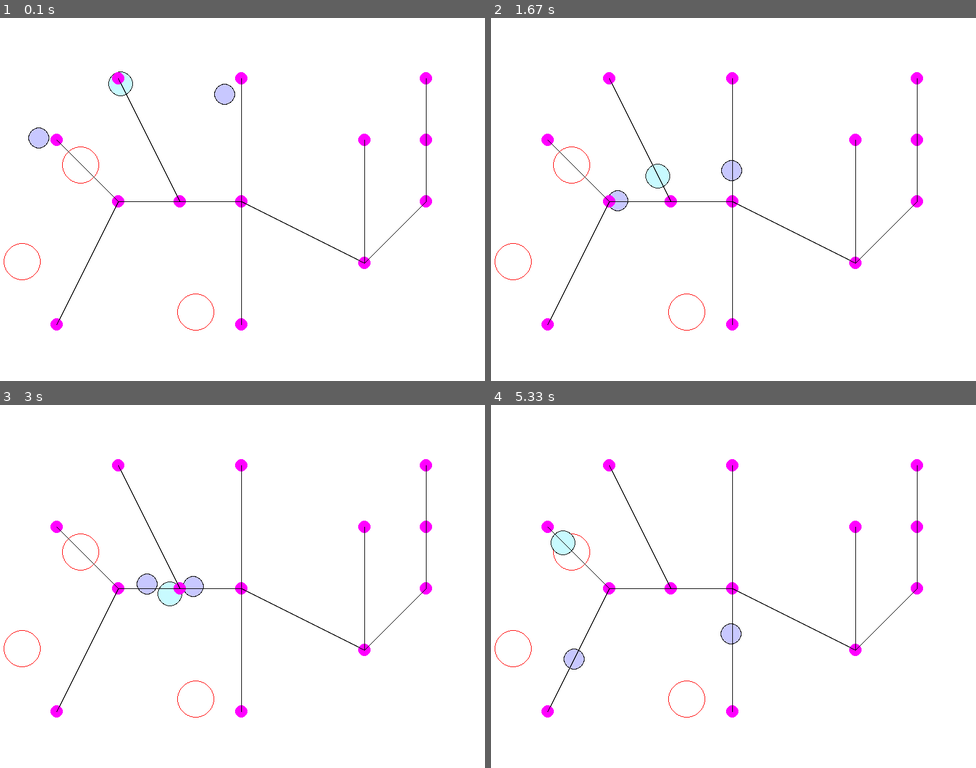
Above: before the commit, frames 1-4 (two rows, left to right).
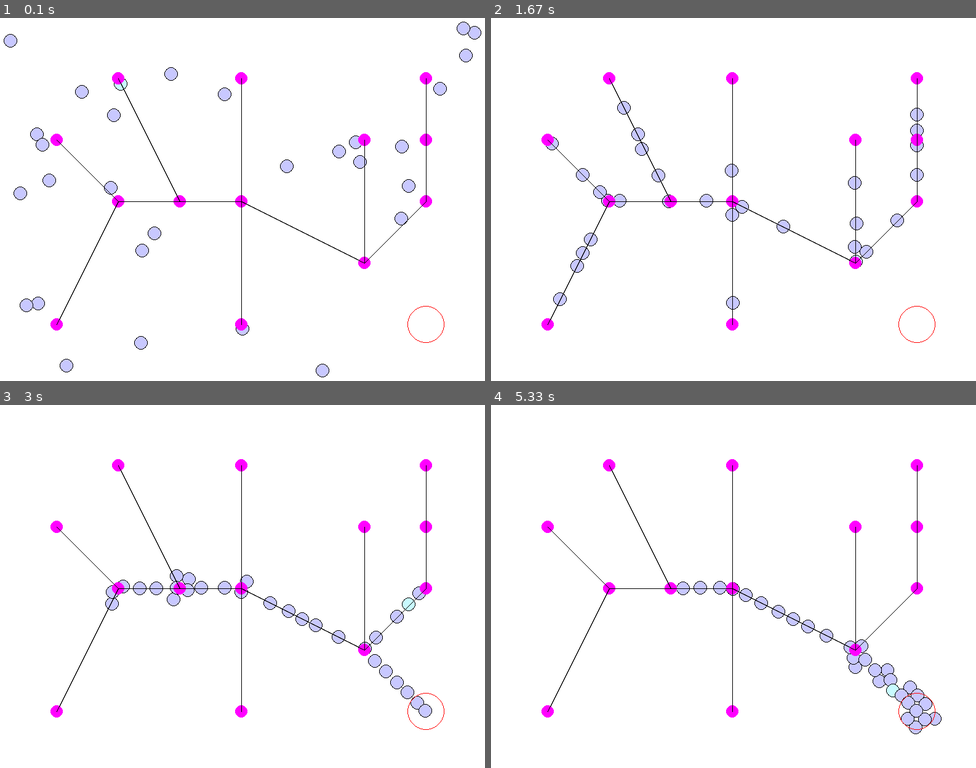
Above: after the commit, the same moments.

Repository: vicalbiter/crsim
Game: pygame game, started from main.py
Two runs of this game, one before a commit and one after it. Both use one fixed random seed, a clock stepped at 60 frames per second and the inputs below.
Inputs (mouse positions are in pixels of both pictures, inside the frame that each line leads up to):
- Up to frame 1 (0.1 s): no input
- Up to frame 2 (1.67 s): click (733, 203) at 0.38 s; press the mouse at (733, 203) at 1.2 s; move the mouse to (733, 221) at 1.3 s; release the mouse at (738, 239) at 1.43 s; click (859, 257) at 1.55 s
- Up to frame 3 (3 s): click (421, 561) at 2.25 s
- Up to frame 4 (5.33 s): click (864, 626) at 3.65 s; click (685, 575) at 4.05 s; click (883, 677) at 4.42 s

The runs differ from the first frame. In frame 1, 2.5% of the frame differs, in the area x 0-100%, y 1-99%; in frame 2, 2.4%; in frame 3, 2.2%; in frame 4, 2.8%, in the area x 0-93%, y 34-91%.

Commit message:
Implement priority system for managing collisions between agents

Diff:
--- a/main.py
+++ b/main.py
@@ -13,6 +13,7 @@
         self.width = width
         self.goalStack = []
         self.goal = None
+        self.priority = 0
 
     # Go to target at a certain speed
     def goToTarget(self, target, speed):
@@ -24,7 +25,7 @@
                 self.goal = self.goalStack.pop()
 
 
-    def goTo(self, target, navgraph):
+    def planPathTo(self, target, navgraph):
         path = self.findPath(target, navgraph)
         for p in path:
             self.goalStack.insert(0,("goto", p))
@@ -78,21 +79,23 @@
     def __init__(self, n, w, h, navgraph):
         self.agents = []
         for i in range(n):
-            a = Agent(int(uniform(15,20)))
+            a = Agent(int(uniform(10,10)))
             a.pos = Vector2(uniform(0, w), uniform(0, h))
             #a.prevpos = Vector2(a.pos.x, a.pos.y)
             #a.pos = Vector2(uniform(300, 500), uniform(200, 400))
-            a.target = Vector2(uniform(0, w), uniform(0, h))
+            #a.target = Vector2(uniform(0, w), uniform(0, h))
+            a.target = Vector2(700, 500)
             #a.target = Vector2(a.pos.x, a.pos.y)
+            a.priority = i
             self.agents.append(a)
 
         self.selected = self.agents[0]
 
         # Push "go to target" goals into the agent's behavior stack
         for a in self.agents:
-            a.goTo(a.target, navgraph)
-
-
+            a.planPathTo(a.target, navgraph)
+
+    # Update positions of the agents according to their last goal
     def updatePositions(self):
         for a in self.agents:
             a.performTask(a.goal)
@@ -104,12 +107,19 @@
                     continue
                 else:
                     d = a.pos.distance_to(a2.pos)
-                    if d < 40:
-                        overlap = 40 - d
+                    if d < 20:
+                        overlap = 20 - d
                         dir = Vector2(a2.pos - a.pos)
                         dir.scale_to_length(overlap/2)
-                        a2.pos = a2.pos + dir
-                        a.pos = a.pos - dir
+                        if a.priority == a2.priority:
+                            a2.pos = a2.pos + dir
+                            a.pos = a.pos - dir
+                        if a.priority > a2.priority:
+                            a2.pos = a2.pos + dir
+                            a.pos = a.pos
+                        if a.priority < a2.priority:
+                            a2.pos = a2.pos
+                            a.pos = a.pos - dir
 
     def changeSelectedAgent(self, pos):
         for a in self.agents:
@@ -175,7 +185,7 @@
         self.navgraph = NavGraph(adjmatrix, gpoints)
 
         # Initiliaze list of agents
-        self.agents = AgentGroup(3, self.w, self.h, self.navgraph)
+        self.agents = AgentGroup(30, self.w, self.h, self.navgraph)
 
     def update(self):
         # Update position of agents
--- /dev/null
+++ b/pc.txt
@@ -0,0 +1,49 @@
+updatePositions
+  performTask (Check last action available and perfom it)
+      if action is "goto"
+        goToTarget (go to the agent goal at a certain speed)
+          ***if agent is colliding with another agent with more mpriority
+            push action "stop" onto bs
+          if agent has arrived
+            finish action (pop action from bstack)
+          else
+            make a step towards target
+      if action is "stop"
+        stop
+        stay in place and avoid being in the way of others)
+        ***if has better priority than anyone around (check collisions)
+            finish action (pop action from bstack)
+
+
+*** These two instructions might work better if they are a single function
+"checkCollisions", whose output would be a flag "good to go"
+
+
+Inmediatos
+-Implementar un sistema de prioridades para las colisiones -> DONE
+-Construir un nuevo mapa con obstáculos y más parecido al del metro
+-Reorganizar código en AgentGroup -> PlanPathTo debería ser una función
+independiente de todo lo demás
+-Implementar un behavior "stop"
+-Cambiar el sistema de prioridades para que éste también sea dependiente
+de las velocidades de los agentes?
+-Añadir una manera de que un agente pueda "saltarse un checkpoint" -> si el
+siguiente checkpoint está en línea directa con él (i.e. no hay ningún
+obstáculo en el camino), saca el checkpoint anterior de la bs
+y pon directamente el nuevo
+-Añadir modelo de social forces de Helbing
+
+Nuevos comportamientos
+-Añadir un behavior de "leave" -> cuando ya salió del vagón, ya se puede seguir
+sin mirar atrás
+
+
+Pánico
+-Implementar un sistema de cambio de velocidades según el nivel de pánico
+de la persona
+-Implementar un cambio de color según el nivel de cambio de nivel de pánico de
+las personas
+
+Orden
+-Separar en varios archivos
+-Documentar
